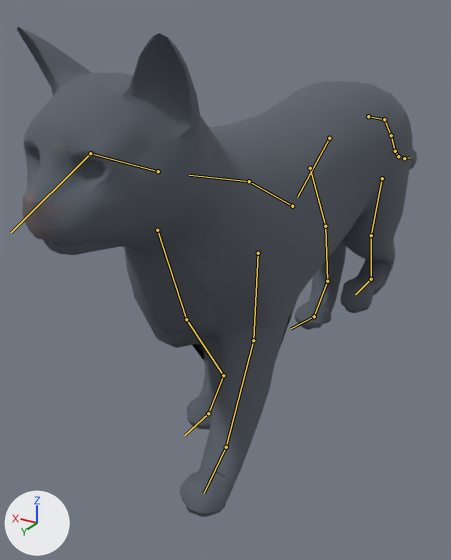
The glTF model apps/web/public/avatars/cat.glb: old version first, new version second.
The view is the same before and after, from a 50 mm camera at (-0.217, 0.503, 0.326) aimed at (0.065, 0.033, 0.09). Arrows for +X, +Y and +Z are at lower left; the lights stay in place. The picture after the commit comes second. Both versions are drawn at frame 10 of the action 'walk'; the numbers are the values there. The bones that change, and the others that lie on the model, are drawn over the model as lines.

In view in the first picture: 'VIS_cat'.
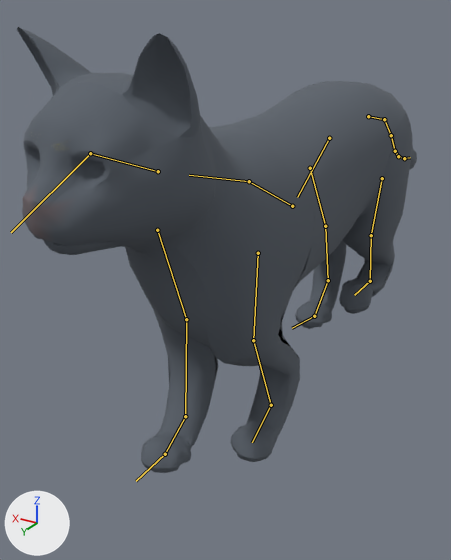
Pixel boxes [x1, y1, x2, y2] of what changed, in the pictures (451 x 560 px):
'VIS_cat', posed (9% shorter): before [17, 27, 417, 517]; after [17, 27, 417, 473]
bone 'hindleg_upper_L', root to tip: before (371, 235) to (371, 279); after (371, 235) to (370, 281)
bone 'foreleg_upper_L', root to tip: before (253, 340) to (226, 447); after (253, 340) to (271, 405)
bone 'foreleg_lower_L', root to tip: before (226, 447) to (204, 493); after (271, 405) to (252, 442)
bone 'foreleg_upper_R', root to tip: before (186, 319) to (223, 375); after (186, 319) to (185, 416)
bone 'foreleg_lower_R', root to tip: before (223, 375) to (208, 413); after (185, 416) to (165, 454)
bone 'forepaw_R', root to tip: before (208, 413) to (184, 435); after (165, 454) to (136, 481)

The edits, one by one:
Bone 'hindleg_upper_L' (bone_hindleg_upper_l) turns from (8, -1, 0) to (11, -2, 1) degrees about its own x, y and z.
Bone 'foreleg_upper_L' (bone_foreleg_upper_l) turns from (32, -4, 5) to (-21, -2, 3) degrees about its own x, y and z.
Bone 'foreleg_lower_L' (bone_foreleg_lower_l) turns from (-2, -2, -1) to (58, -4, 0) degrees about its own x, y and z.
Bone 'foreleg_upper_R' (bone_foreleg_upper_r) turns from (-28, -1, 7) to (15, -3, 3) degrees about its own x, y and z.
Bone 'foreleg_lower_R' (bone_foreleg_lower_r) turns from (54, -2, -4) to (26, -3, 1) degrees about its own x, y and z.
Bone 'forepaw_R' (bone_forepaw_r) turns from (-23, -2, 0) to (-37, -4, 0) degrees about its own x, y and z.
